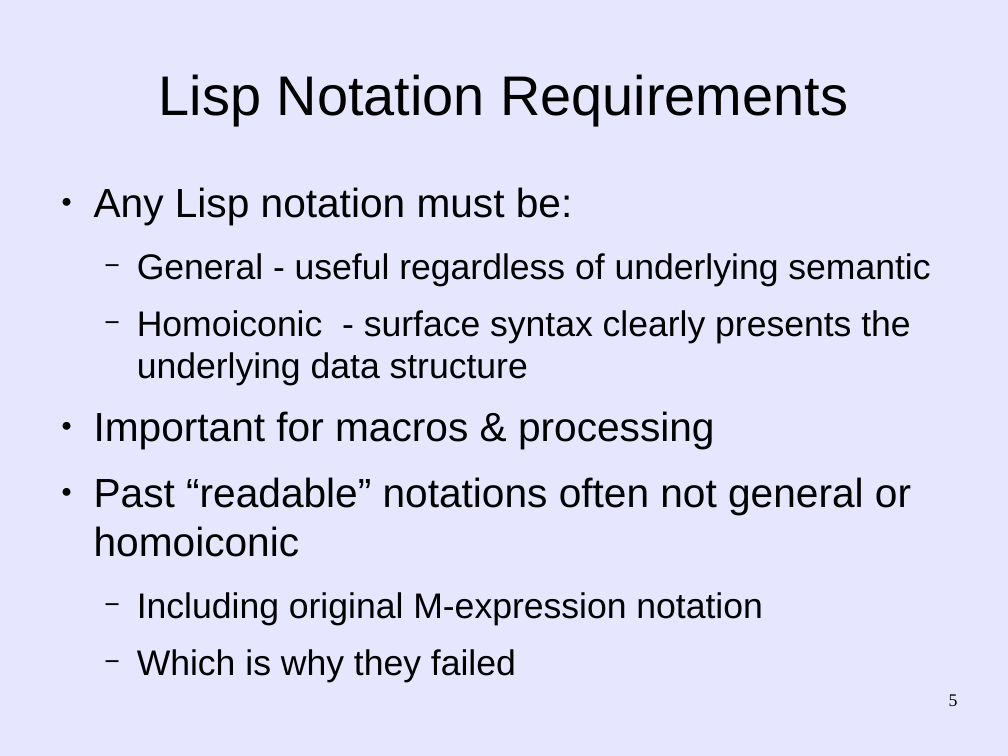
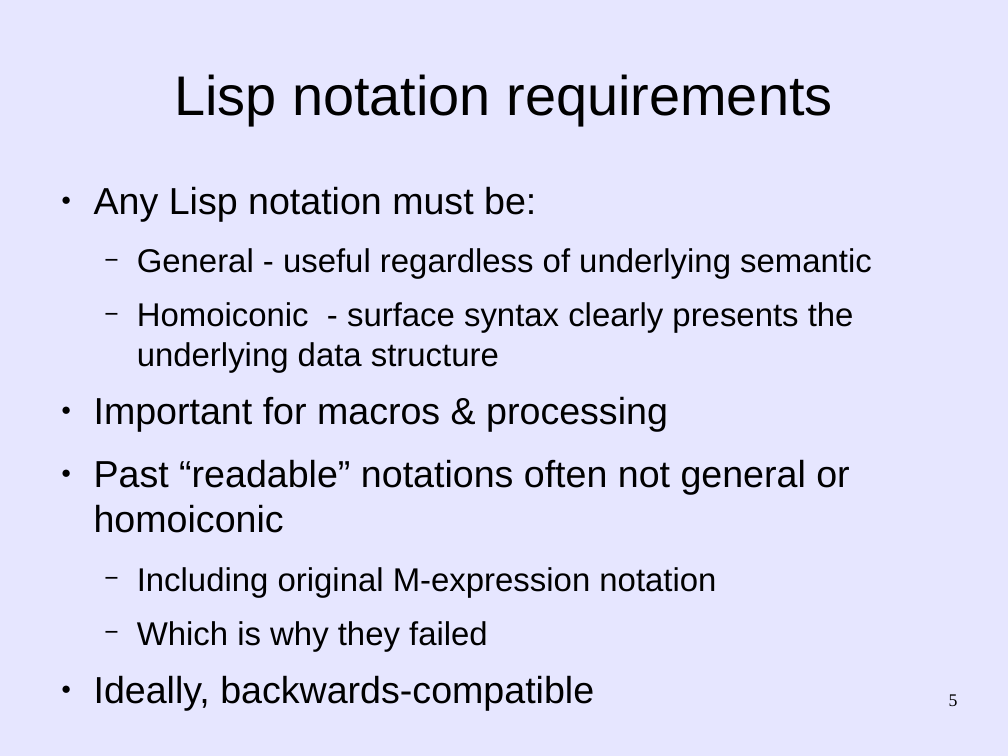
Before and after one commit to martin12333/Readable-Lisp-S-expressions, a slide deck: slide 5 of readable-s-expressions.odp. Drawn at 1008x756 pixels with LibreOffice and Linux fonts; fonts in the diff are those of the drawing. Boxes give left, top, right and bottom in pixels: in the first picture for what was removed or moved away, otherwise in the second. Text is boxed around its words. In the diff, an @@ line names an element or a change of style, - is before the commit and + after.

Commit message:
readable-s-expressions.odp: Improve presentation
  - Make it more consistent with SRFI-105 and SRFI-110, e.g.,
    empty lines are only spaces and tabs (not "!").
  - Make sweet-expressions and s-expressions side-by-side so that
    it's easier to visually compare them.

```diff
--- a/readable-s-expressions.odp
+++ b/readable-s-expressions.odp
@@ title at [174,74,832,125]: text changed @@
-Lisp Notation Requirements
+Lisp notation requirements
@@ text at [94,186,872,651]: size 32 to 29.6 pt in "Any Lisp notation must be:", "Important for macros & processing", "Past “readable” notations often not general or ..."; size 28 to 25.9 pt in "General - useful regardless of underlying semantic", "Homoiconic - surface syntax clearly presents the ...", "Including original M-expression notation", "Which is why they failed" @@
@@ text at [94,675,594,711]: paragraph added @@
+● Ideally, backwards-compatible
```
Also in this commit, not shown: 22 other slides changed, 3 slides added, 2 slides removed.
